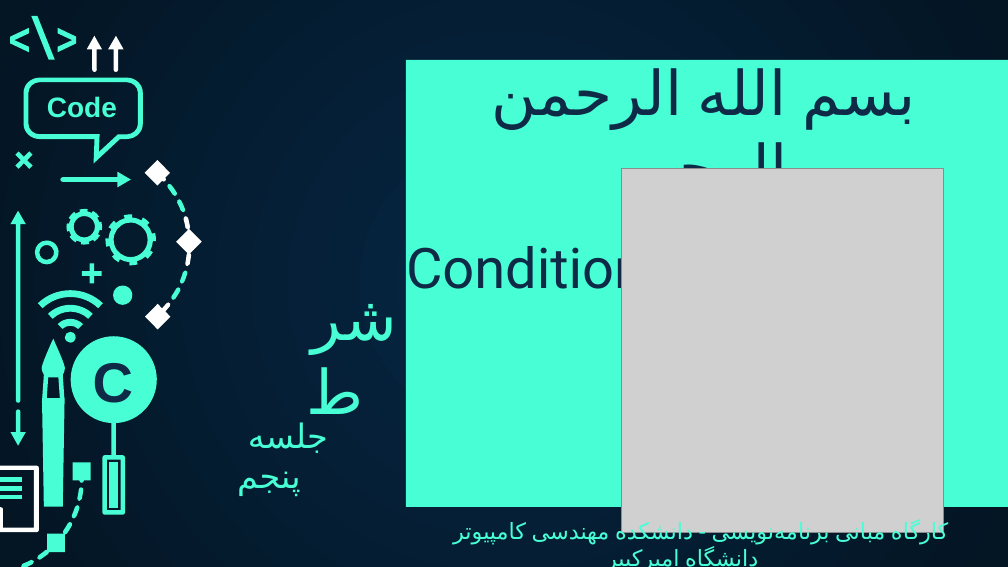
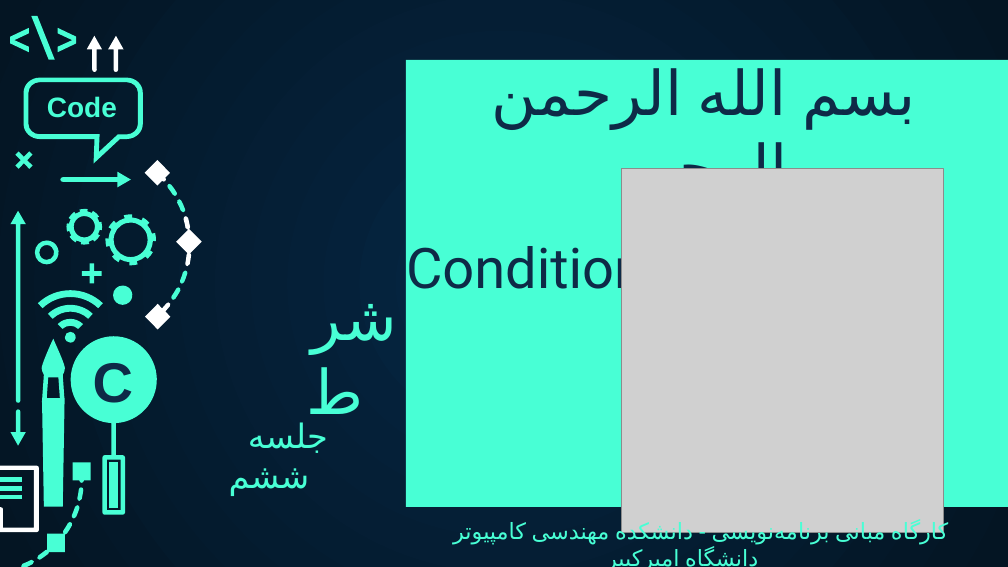
Before and after one commit to aut-ce/CE102-C-Lab, a slide deck: slide 1 of Lab/6-decision/C-Lab_if.pptx. Drawn at 1008x567 pixels with LibreOffice and Linux fonts; fonts in the diff are those of the drawing; grey boxes stand for pictures. Boxes give left, top, right and bottom in pixels: in the first picture for what was removed or moved away, otherwise in the second. Text is boxed around its words. In the diff, an @@ line names an element or a change of style, - is before the commit and + after.

```diff
--- a/Lab/6-decision/C-Lab_if.pptx
+++ b/Lab/6-decision/C-Lab_if.pptx
@@ text at (x1=229, y1=422, x2=328, y2=496): text changed @@
-جلسه پنجم
+جلسه ششم
```
Also in this commit, not shown: 11 other slides changed, 1 other file.
